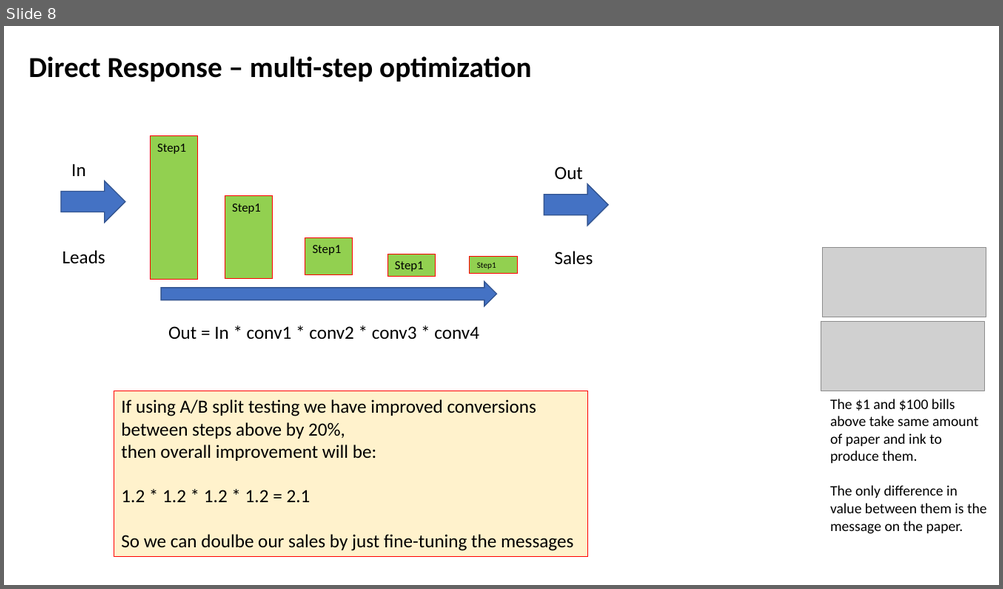
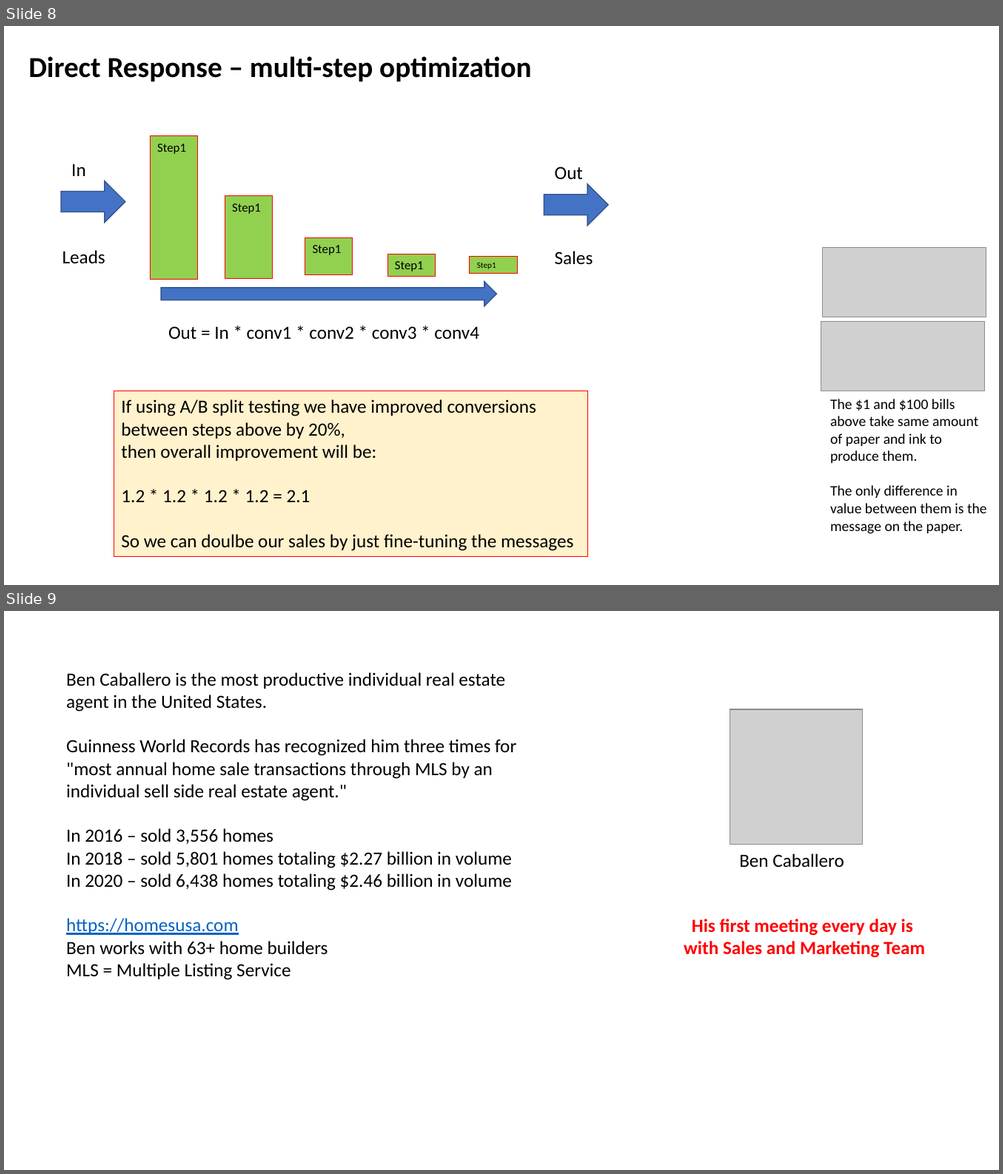
Before and after one commit to lselector/marketing, a slide deck: Marketing.pptx. Shown one above the other, each under a label of ours: slide 8 before the commit, slides 8 and 9 after it. The pictures are 1003x589 and 1003x1174 pixels, drawn with LibreOffice and Linux fonts; fonts in the diff are those of the drawing; grey boxes stand for pictures. Boxes give left, top, right and bottom in pixels: in the first picture for what was removed or moved away, otherwise in the second. Text is boxed around its words. In the diff, an @@ line names an element or a change of style, - is before the commit and + after.

```diff
--- a/Marketing.pptx
+++ b/Marketing.pptx
@@ slide 9 added at bbox=[4, 611, 999, 1170], background #FFFFFF @@
@@ text added at bbox=[66, 672, 516, 980], 18 pt, text #000000 @@
+Ben Caballero is the most productive individual real estate agent in the United States.
+Guinness World Records has recognized him three times for "most annual home sale transactions through MLS by an individual sell side real estate agent."
+In 2016 – sold 3,556 homes
+In 2018 – sold 5,801 homes totaling $2.27 billion in volume
+In 2020 – sold 6,438 homes totaling $2.46 billion in volume
+https://homesusa.com
+Ben works with 63+ home builders
+MLS = Multiple Listing Service
@@ picture added at bbox=[730, 709, 862, 846] @@
@@ text added at bbox=[739, 854, 843, 868], 18 pt, text #000000 @@
+Ben Caballero
@@ text added at bbox=[683, 919, 925, 958], 18 pt, text #FF0000, bold @@
+His first meeting every day is
+with Sales and Marketing Team
```
Also in this commit, not shown: 2 slides changed.
